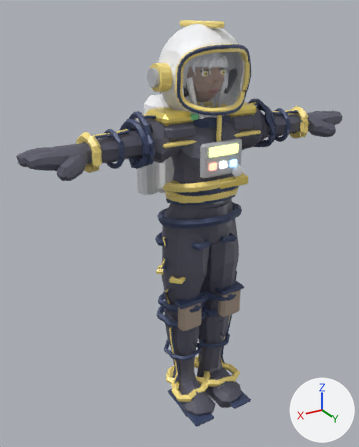
Before and after pictures for a commit that changed the glTF model assets/models/char_zara.glb.
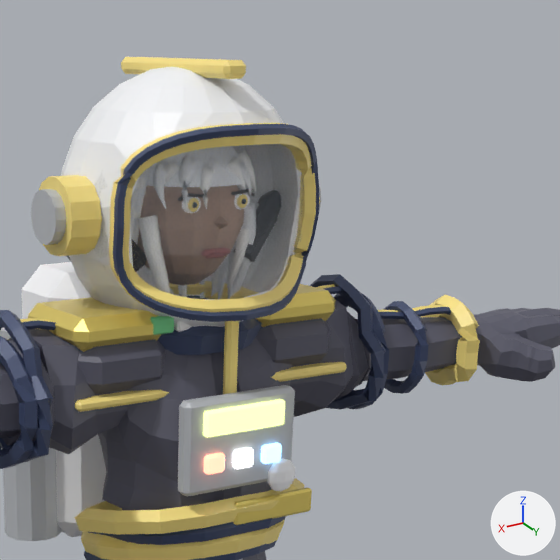
There are two pictures of each version: one whole from a 50 mm camera at (0.624, 0.968, 0.983) aimed at (0.036, -0.012, 0.493), one close up on the part from 38% to 94% of the width and 0% to 45% of the height. Every picture has the same lights, and +X, +Y and +Z are marked at lower right. The last two pictures show the newer version. Where no turn or scale is listed for an object, it has been applied to the vertices. Vertices at exactly the same position are counted once.

Script lines for the objects in view, before the commit:
```python
me_sphere = bpy.data.meshes.new('Sphere')
me_sphere.from_pydata(...)  # 400 vertices, 796 faces; spans x -0.096..0.096, y -0.083..0.109, z 0.748..0.957
me_sphere.materials.append(mat_zara_helm)  # white #f8f9fc
me_tube = bpy.data.meshes.new('tube')
me_tube.from_pydata(...)  # 280 vertices, 548 faces; spans x -0.115..0.115, y -0.058..0.117, z 0.779..0.961
me_tube.materials.append(mat_zara_trim)  # yellow #ffe789
me_tube_001 = bpy.data.meshes.new('tube.001')
me_tube_001.from_pydata(...)  # 200 vertices, 400 faces; spans x -0.094..0.093, y 0.067..0.12, z 0.779..0.919
me_tube_001.materials.append(mat_dark)  # dark blue #3f4b6c
me_tube_033 = bpy.data.meshes.new('tube.033')
me_tube_033.from_pydata(...)  # 48 vertices, 88 faces; spans x 0.0332..0.1542, y -0.0226..0.0824, z 0.7176..0.7824
me_tube_033.materials.append(mat_zara_trim)  # yellow #ffe789
ob_head_dark = bpy.data.objects.new('Head_dark', me_tube_001)
ob_head_dark.location = (0.0, 0.0, 0.0)
ob_head_zara_helm = bpy.data.objects.new('Head_zara_helm', me_sphere)
ob_head_zara_helm.location = (0.0, 0.0, 0.0)
ob_head_zara_trim = bpy.data.objects.new('Head_zara_trim', me_tube)
ob_head_zara_trim.location = (0.0, 0.0, 0.0)
ob_upperarm_r_zara_trim = bpy.data.objects.new('UpperArm.R_zara_trim', me_tube_033)
ob_upperarm_r_zara_trim.location = (0.0, 0.0, 0.0)
# also in view: 'LowerArm.R_dark' at (0.223, 0.033, 0.723); 'Chest_white' at (0.0, 0.005, 0.683); 'UpperArm.L_dark' at (-0.12, 0.031, 0.73); 'Head_visor' at (0.0, 0.022, 0.852); 'UpperArm.L_zara_trim' at (-0.094, 0.03, 0.75)
```
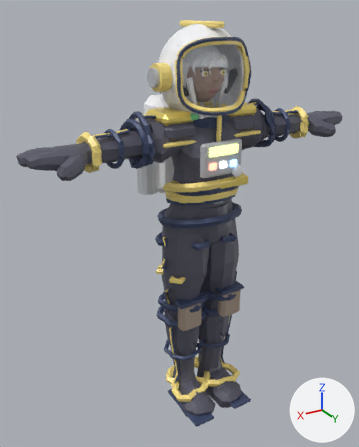
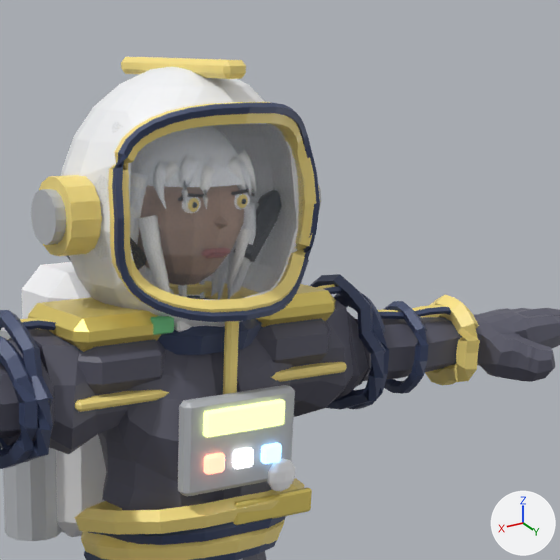
Pixel boxes [x1, y1, x2, y2] of what changed, in the close-ups (560 x 560 px; the box of a moved part takes in the faces that stretch with it):
'Head_zara_helm', reshaped
    before: [61, 67, 295, 327]
    after: [61, 67, 297, 327]
'Head_dark', reshaped (11% taller)
    before: [113, 124, 319, 322]
    after: [112, 103, 320, 322]
part 1 of me_tube_001, moved or reshaped
    before: [113, 124, 319, 316]
    after: [112, 103, 320, 315]
part 2 of me_sphere, moved or reshaped
    before: [88, 88, 295, 313]
    after: [88, 88, 297, 313]
part 3 of me_tube, moved or reshaped
    before: [109, 123, 316, 310]
    after: [108, 102, 316, 309]

What the commit changed:
me_tube_001 is used by ob_head_dark; location (0.0, 0.0, 0.0).
me_tube_001 had 200 vertices, 400 faces and spanned x -0.094..0.093, y 0.067..0.12, z 0.779..0.919.
me_tube_001 now has 200 vertices, 400 faces and spans x -0.094..0.093, y 0.065..0.114, z 0.779..0.933.
me_tube_001 part 1: 165 of 200 vertices moved; they spanned x -0.094..0.093, y 0.067..0.12, z 0.789..0.919 and now span x -0.094..0.093, y 0.065..0.109, z 0.789..0.933; mean shift (0.0, -0.005, 0.008); largest move (-0.043, 0.11, 0.914) -> (-0.043, 0.097, 0.928).
me_sphere is used by ob_head_zara_helm; location (0.0, 0.0, 0.0).
me_sphere had 400 vertices, 796 faces and spanned x -0.096..0.096, y -0.083..0.109, z 0.748..0.957.
me_sphere now has 390 vertices, 776 faces and spans x -0.096..0.096, y -0.083..0.103, z 0.748..0.957.
Part 2, on me_sphere:
40 vertices are removed from x -0.078..0.079, y 0.048..0.109, z 0.8..0.926.
140 faces are deleted.
20 vertices move from x -0.083..0.083, y 0.048..0.095, z 0.797..0.926 to x -0.084..0.084, y 0.067..0.098, z 0.798..0.923.
30 vertices are added at x -0.079..0.079, y 0.048..0.077, z 0.8..0.914.
120 new faces join them.
me_tube is used by ob_head_zara_trim; location (0.0, 0.0, 0.0).
me_tube had 280 vertices, 548 faces and spanned x -0.115..0.115, y -0.058..0.117, z 0.779..0.961.
me_tube now has 280 vertices, 548 faces and spans x -0.115..0.115, y -0.058..0.112, z 0.779..0.961.
me_tube part 3: 165 of 280 vertices moved; they spanned x -0.094..0.092, y 0.059..0.117, z 0.788..0.92 and now span x -0.094..0.092, y 0.057..0.106, z 0.789..0.933; mean shift (0.0, -0.005, 0.008); largest move (0.043, 0.107, 0.912) -> (0.043, 0.095, 0.925).
